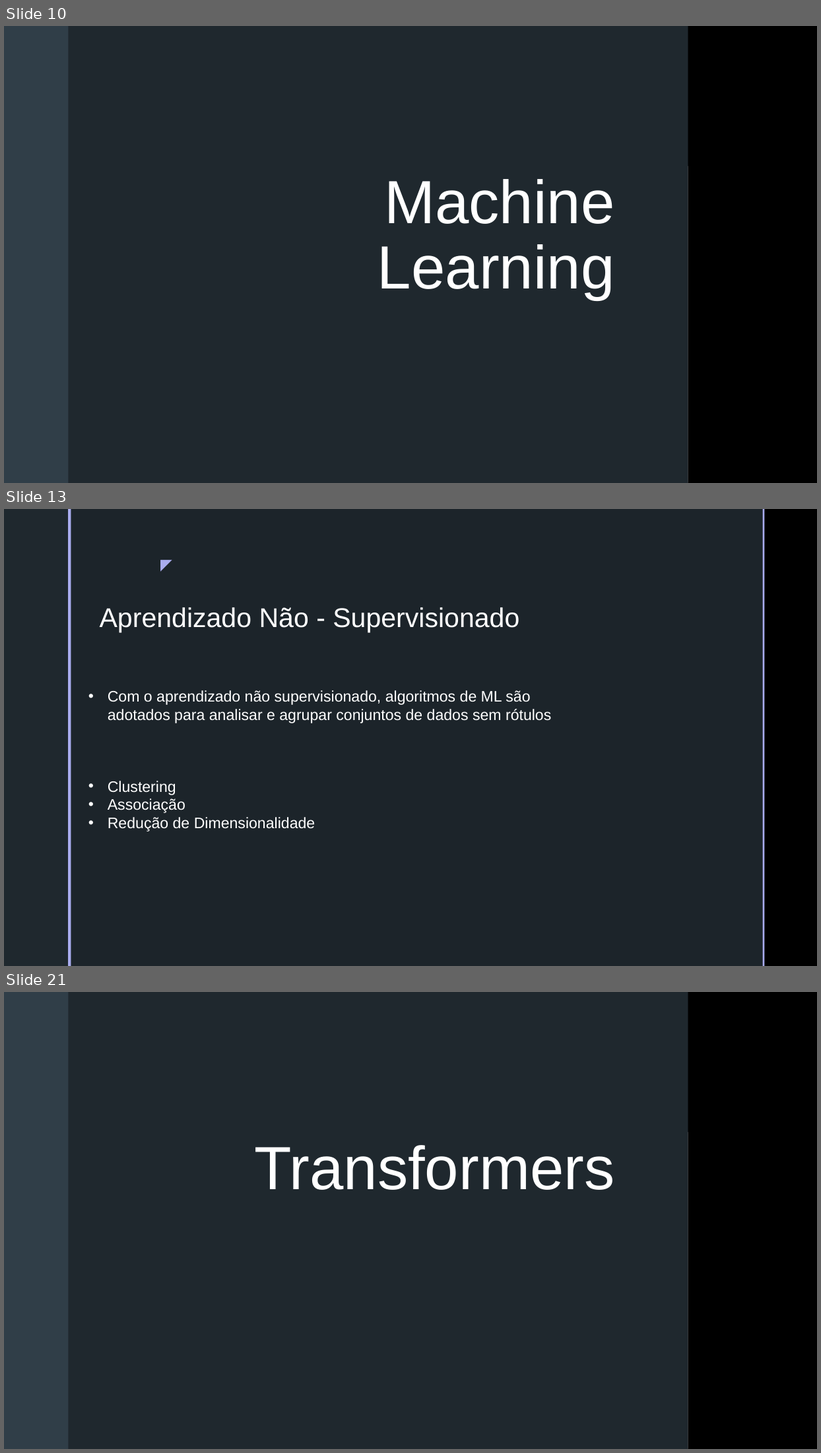
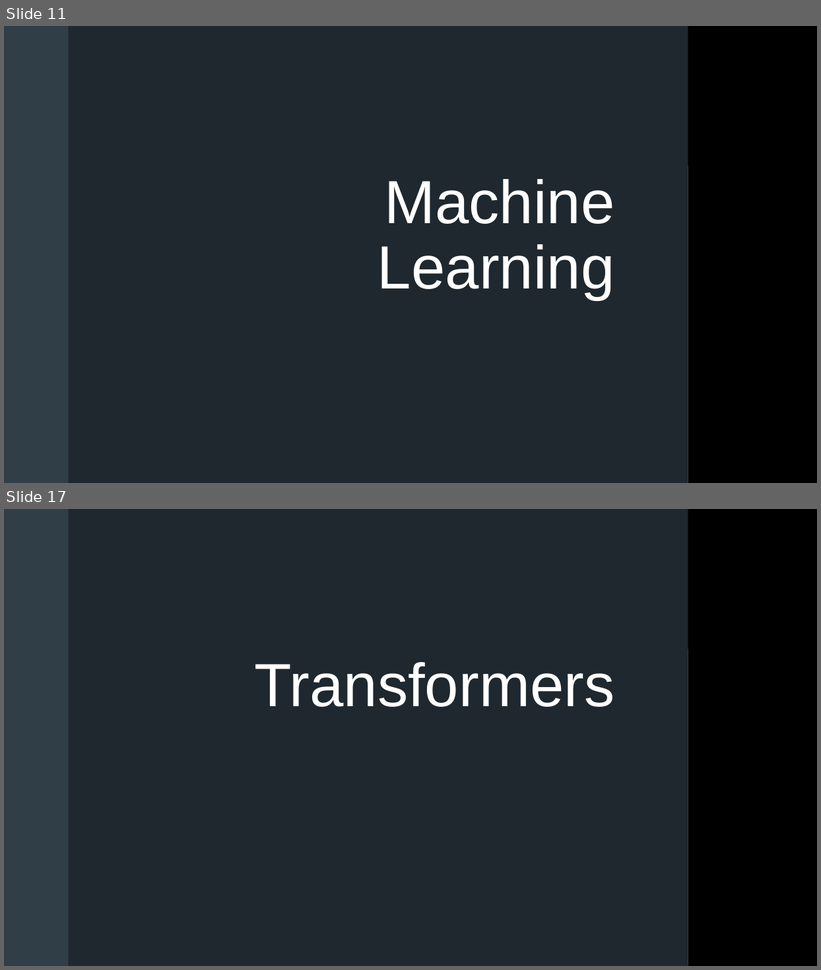
Before and after one commit to batestin1/code_the_future_diobot, a slide deck: materiais/LLM-DIO.pptx. Shown one above the other, each under a label of ours: slides 10, 13 and 21 before the commit, slides 11 and 17 after it; the slides between them are not shown. The pictures are 821x1453 and 821x970 pixels, drawn with LibreOffice and Linux fonts; fonts in the diff are those of the drawing; grey boxes stand for pictures; background and template pictures are left out. Boxes give left, top, right and bottom in pixels: in the first picture for what was removed or moved away, otherwise in the second. Text is boxed around its words. In the diff, an @@ line names an element or a change of style, - is before the commit and + after.

```diff
--- a/materiais/LLM-DIO.pptx
+++ b/materiais/LLM-DIO.pptx
@@ slide 13 removed at bbox=[4, 509, 817, 966], background picture (left out); not listed: 2 template elements that a slide beside it also shows @@
@@ rectangle removed at bbox=[4, 509, 68, 966] @@
@@ rectangle removed at bbox=[68, 509, 71, 966] @@
@@ text removed at bbox=[151, 552, 178, 576] @@
-◤
@@ text removed at bbox=[100, 607, 519, 633] @@
-Aprendizado Não - Supervisionado
@@ text removed at bbox=[108, 691, 551, 723] @@
-• Com o aprendizado não supervisionado, algoritmos de ML são adotados para analisar e agrupar conjuntos de dados sem rótulos
@@ text removed at bbox=[108, 781, 316, 832] @@
-• Clustering
-• Associação
-• Redução de Dimensionalidade
@@ what was slide 10 is now slide 11 @@
@@ what was slide 21 is now slide 17 @@
```
Also in this commit, not shown: 5 slides changed, 11 slides added, 16 other slides removed, 1 other file.
